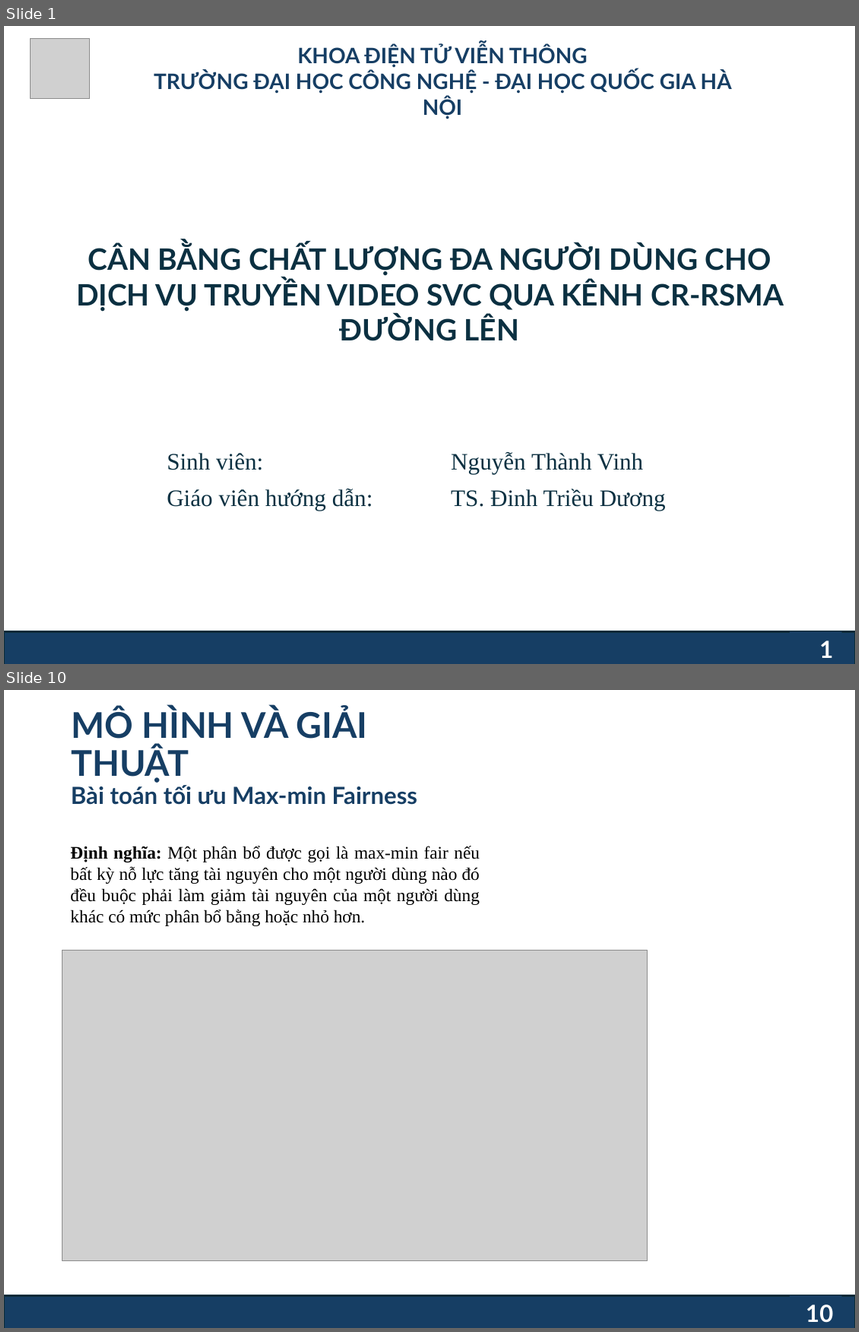
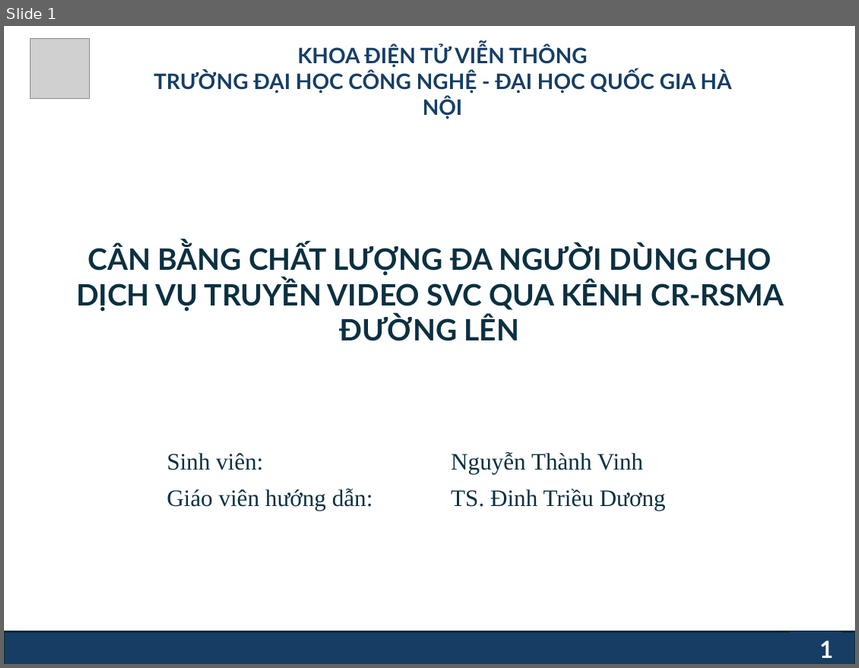
Before and after one commit to ngthvinh08/Graduation_Thesis_2026, a slide deck: final/Nguyễn Thành Vinh - KLTN.pptx. Shown one above the other, each under a label of ours: slides 1 and 10 before the commit, slide 1 after it; the slides between them are not shown. The pictures are 859x1332 and 859x668 pixels, drawn with LibreOffice and Linux fonts; fonts in the diff are those of the drawing; grey boxes stand for pictures; background and template pictures are left out. Boxes give left, top, right and bottom in pixels: in the first picture for what was removed or moved away, otherwise in the second. Text is boxed around its words. In the diff, an @@ line names an element or a change of style, - is before the commit and + after.

```diff
--- a/final/Nguyễn Thành Vinh - KLTN.pptx
+++ b/final/Nguyễn Thành Vinh - KLTN.pptx
@@ slide 10 removed at (4,690,855,1328), background #FFFFFF; not listed: 1 template element that a slide beside it also shows @@
@@ title removed at (71,707,367,783) @@
-MÔ HÌNH VÀ GIẢI THUẬT
@@ text removed at (71,785,417,805) @@
-Bài toán tối ưu Max-min Fairness
@@ text removed at (70,846,480,926) @@
-Định nghĩa: Một phân bổ được gọi là max-min fair nếu bất kỳ nỗ lực tăng tài nguyên cho một người dùng nào đó đều buộc phải làm giảm tài nguyên của một người dùng khác có mức phân bổ bằng hoặc nhỏ hơn.
@@ picture removed at (62,951,648,1262) @@
@@ page number removed at (790,1296,842,1328) @@
-10
```
Also in this commit, not shown: 15 slides changed, 3 slides added, 1 other slide removed, 9 other files.
